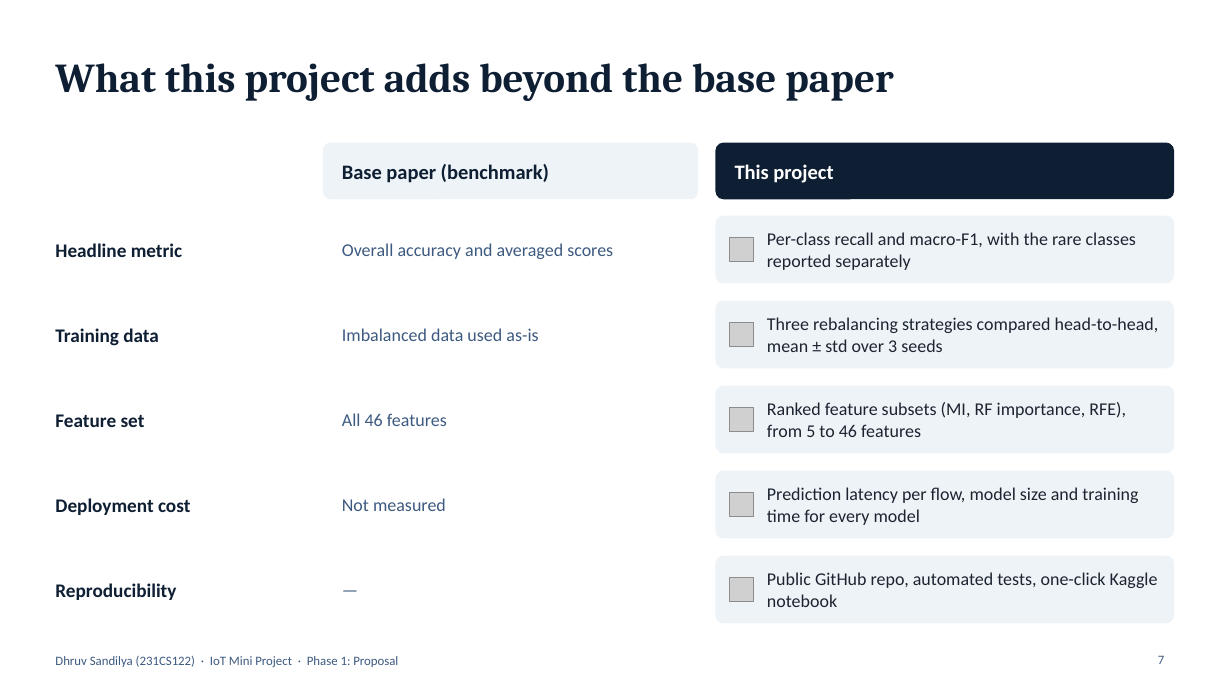
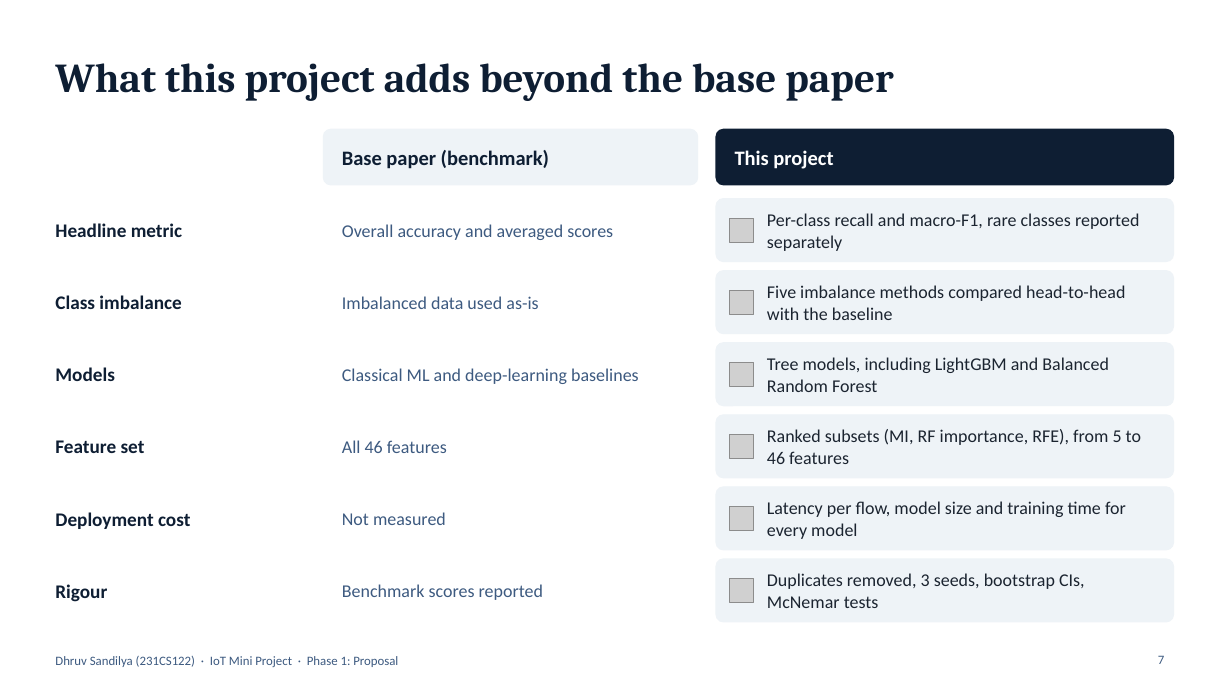
Before and after one commit to Dhruvsandilya0711/IoT_Mini_Project, a slide deck: slide 7 of slides/Phase1_Proposal.pptx. Drawn at 1232x693 pixels with LibreOffice and Linux fonts; fonts in the diff are those of the drawing; grey boxes stand for pictures. Boxes give left, top, right and bottom in pixels: in the first picture for what was removed or moved away, otherwise in the second. Text is boxed around its words. In the diff, an @@ line names an element or a change of style, - is before the commit and + after.

Commit message:
Update Phase 1 deck for the extended methodology
Adds LightGBM and Balanced Random Forest, Borderline-SMOTE and threshold
tuning, duplicate removal and significance testing to the research
questions, pipeline, comparison, evaluation and plan slides.

```diff
--- a/slides/Phase1_Proposal.pptx
+++ b/slides/Phase1_Proposal.pptx
@@ 2 texts, 2 rounded rectangles: place and size @@
-2 texts, 2 rounded rectangles at [323, 143, 1174, 199]
+2 texts, 2 rounded rectangles at [323, 129, 1174, 185]
@@ text "Headline metric": place and size @@
-text "Headline metric" at [55, 243, 182, 257]
+text "Headline metric" at [55, 223, 182, 237]
@@ text "Overall accuracy and averaged scores": place and size @@
-text "Overall accuracy and averaged scores" at [342, 243, 613, 259]
+text "Overall accuracy and averaged scores" at [342, 224, 613, 240]
@@ rounded rectangle: place and size @@
-rounded rectangle at [716, 216, 1174, 283]
+rounded rectangle at [716, 199, 1174, 262]
@@ picture: place and size @@
-picture at [730, 238, 754, 262]
+picture at [730, 218, 754, 242]
@@ text at [767, 213, 1139, 251]: text changed @@
-Per-class recall and macro-F1, with the rare classes reported separately
+Per-class recall and macro-F1, rare classes reported separately
@@ text "Imbalanced data used as-is": place and size @@
-text "Imbalanced data used as-is" at [342, 328, 538, 341]
+text "Imbalanced data used as-is" at [342, 296, 538, 309]
@@ text at [55, 295, 181, 309]: text changed @@
-Training data
+Class imbalance
@@ rounded rectangle: place and size @@
-rounded rectangle at [716, 301, 1174, 368]
+rounded rectangle at [716, 271, 1174, 334]
@@ picture: place and size @@
-picture at [730, 323, 754, 347]
+picture at [730, 290, 754, 314]
@@ text at [767, 285, 1125, 320]: text changed @@
-Three rebalancing strategies compared head-to-head, mean ± std over 3 seeds
+Five imbalance methods compared head-to-head with the baseline
@@ rounded rectangle: place and size @@
-rounded rectangle at [716, 386, 1174, 453]
+rounded rectangle at [716, 343, 1174, 406]
@@ text added at [767, 357, 1109, 392], 14 pt, text #1B2430 @@
+Tree models, including LightGBM and Balanced Random Forest
@@ text added at [55, 367, 115, 381], 15 pt, text #0E1E33, bold @@
+Models
@@ text added at [342, 368, 639, 384], 14 pt, text #3D5A80 @@
+Classical ML and deep-learning baselines
@@ picture: place and size @@
-picture at [730, 408, 754, 432]
+picture at [730, 362, 754, 386]
@@ text "Feature set": place and size @@
-text "Feature set" at [55, 414, 145, 427]
+text "Feature set" at [55, 440, 145, 453]
@@ text "All 46 features": place and size @@
-text "All 46 features" at [342, 413, 447, 426]
+text "All 46 features" at [342, 440, 447, 453]
@@ rounded rectangle: place and size @@
-rounded rectangle at [716, 471, 1174, 538]
+rounded rectangle at [716, 415, 1174, 478]
@@ picture: place and size @@
-picture at [730, 493, 754, 517]
+picture at [730, 434, 754, 458]
@@ text at [767, 429, 1141, 464]: text changed @@
-Ranked feature subsets (MI, RF importance, RFE), from 5 to 46 features
+Ranked subsets (MI, RF importance, RFE), from 5 to 46 features
@@ text "Deployment cost": place and size @@
-text "Deployment cost" at [55, 498, 190, 515]
+text "Deployment cost" at [55, 512, 190, 529]
@@ text "Not measured": place and size @@
-text "Not measured" at [342, 498, 446, 511]
+text "Not measured" at [342, 512, 446, 525]
@@ proportions changed in 5 elements at [716, 199, 1174, 262], [716, 271, 1174, 334], [716, 343, 1174, 406], [716, 415, 1174, 478], [716, 487, 1174, 550] @@
@@ rounded rectangle: place and size @@
-rounded rectangle at [716, 556, 1174, 623]
+rounded rectangle at [716, 487, 1174, 550]
@@ picture: place and size @@
-picture at [730, 578, 754, 602]
+picture at [730, 506, 754, 531]
@@ text at [767, 501, 1126, 539]: text changed @@
-Prediction latency per flow, model size and training time for every model
+Latency per flow, model size and training time for every model
@@ text removed at [342, 553, 679, 627] @@
-—
@@ rounded rectangle added at [716, 559, 1174, 622], fill #EEF3F7, outline #EEF3F7 1 pt @@
@@ text at [55, 584, 107, 602]: text changed @@
-Reproducibility
+Rigour
@@ text added at [342, 584, 543, 600], 14 pt, text #3D5A80 @@
+Benchmark scores reported
@@ text at [767, 573, 1085, 608]: text changed @@
-Public GitHub repo, automated tests, one-click Kaggle notebook
+Duplicates removed, 3 seeds, bootstrap CIs, McNemar tests
```
Also in this commit, not shown: 5 other slides changed, 1 other file.
